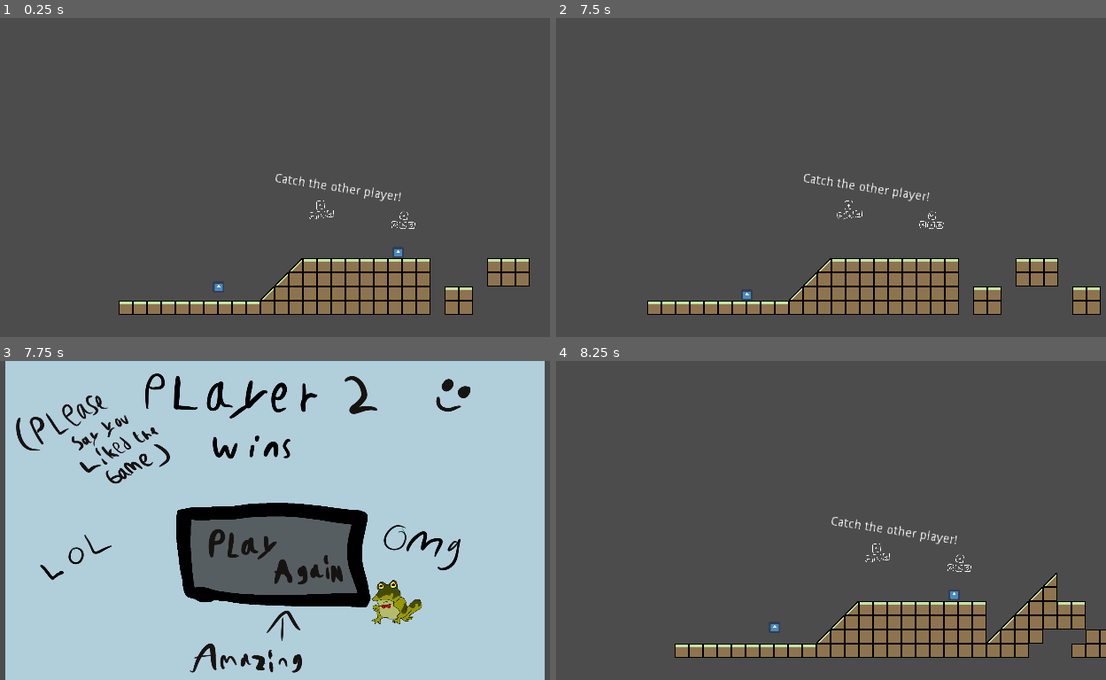
Above: before the commit, frames 1-4 (two rows, left to right).
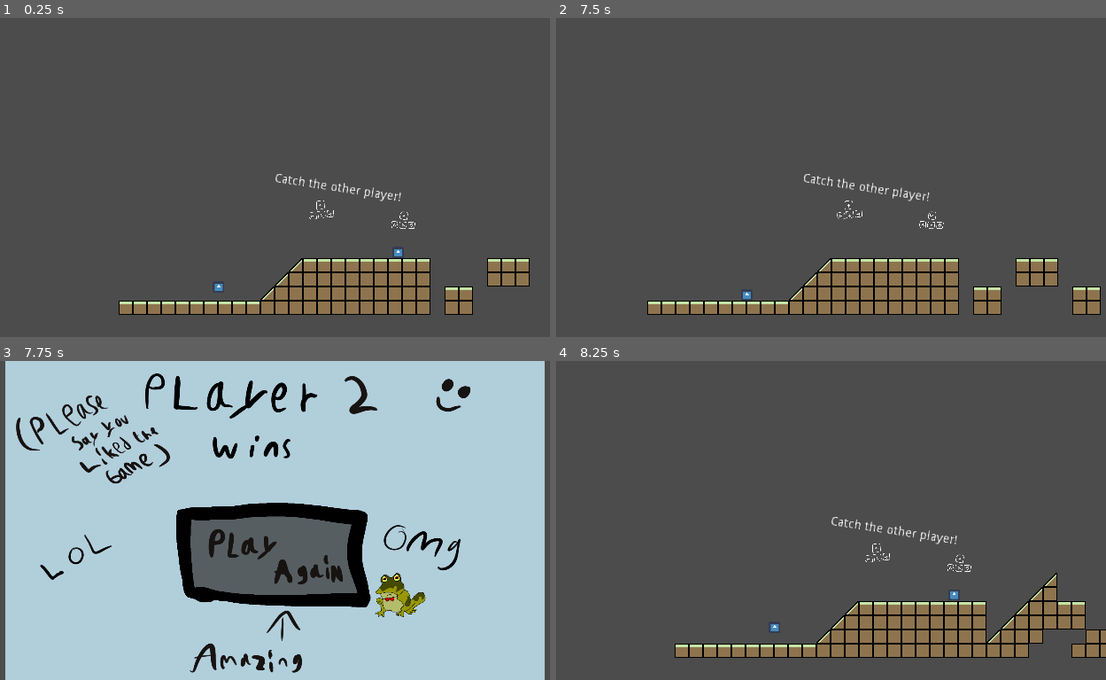
Above: after the commit, the same moments.

Repository: alteduard/TasjammGodot
Game: Godot game, scene res://Assets/Scenes/Game.tscn
The game is run twice, just before and just after one commit, with the same random seed, the same clock (stepped at 60 frames per second) and the same inputs. The engine's default icon, where the game draws it, is replaced by a stand-in: a white triangle on a blue panel in a dark square.
Inputs (mouse positions are in pixels of both pictures, inside the frame that each line leads up to):
- Up to frame 1 (0.25 s): no input
- Up to frame 2 (7.5 s): tap Enter at 0.5 s; hold D (right1) 0.53-2.03 s; tap Left (left2) every 1.5 s from 0.6 to 6.6 s; tap W (jump1) at 0.77, 1.52, 3.02, 3.77, 4.52, 6.02, 6.77 s; tap Right (right2) every 1.5 s from 1.35 to 7.35 s; hold A (left1) 2.03-2.78 s; hold D (right1) 2.78-4.28 s; hold A (left1) 4.28-5.03 s; hold D (right1) 5.03-5.78 s; tap Space at 5.75 s; hold A (left1) 5.78-7.28 s; hold D (right1) from 7.28 s (still down)
- Up to frame 3 (7.75 s): keep holding D (right1); tap W (jump1) at 7.52 s
- Up to frame 4 (8.25 s): release D (right1) at 8 s; click (820, 555) at 8 s

Frames 1-2 are identical in both runs. In frame 3, 0.8% of the frame differs, in the area x 67-78%, y 66-83%; in frame 4, nothing differs.

Commit message:
Revert "."
This reverts commit 91673be397376663c6d2d5b1c5533b55294376a4.

Diff:
--- a/Assets/Scenes/Player2Wins.tscn
+++ b/Assets/Scenes/Player2Wins.tscn
@@ -28,6 +28,6 @@
 texture = ExtResource( 1 )
 
 [node name="toad" type="Sprite" parent="."]
-position = Vector2( 232, 135 )
+position = Vector2( 234, 131 )
 scale = Vector2( 0.2, 0.2 )
 texture = ExtResource( 3 )
